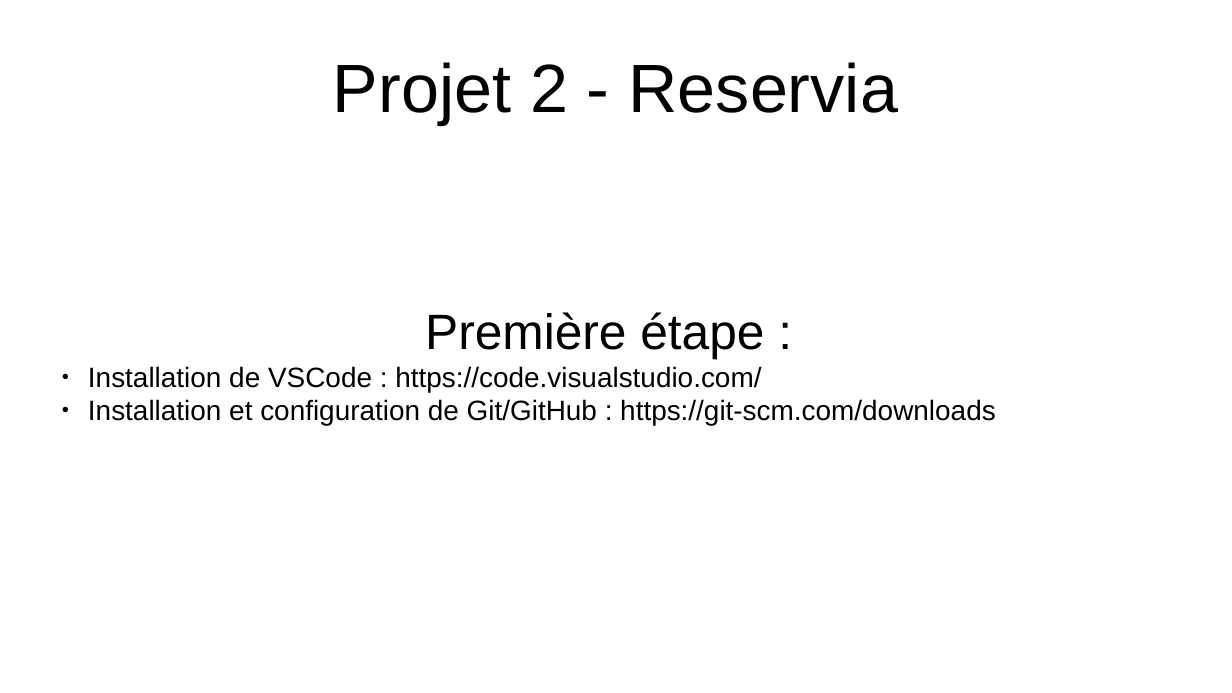
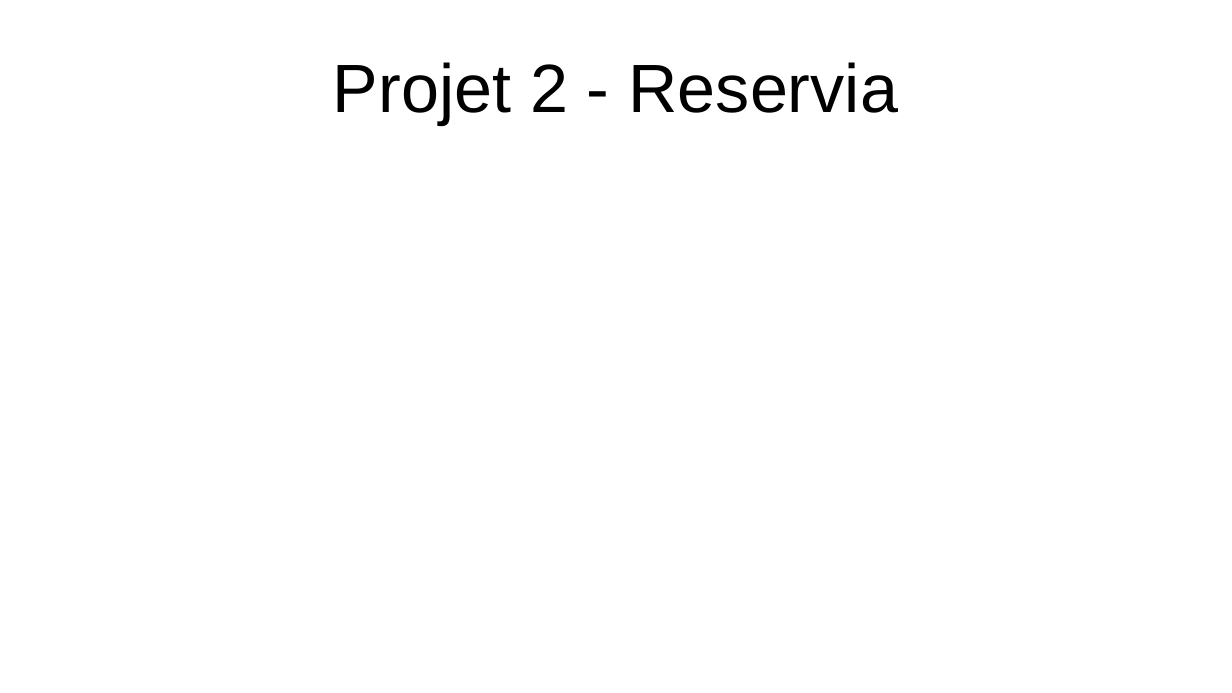
Before and after one commit to JF-Cotza/JosephCotza_2_20052021, a slide deck: slide 2 of Présentation.odp (slide 1 before the commit). Drawn at 1232x693 pixels with LibreOffice and Linux fonts; fonts in the diff are those of the drawing. Boxes give left, top, right and bottom in pixels: in the first picture for what was removed or moved away, otherwise in the second. Text is boxed around its words. In the diff, an @@ line names an element or a change of style, - is before the commit and + after.

```diff
--- a/Présentation.odp
+++ b/Présentation.odp
@@ subtitle removed at [88, 312, 996, 425] @@
-Première étape :
-● Installation de VSCode : https://code.visualstudio.com/
-● Installation et configuration de Git/GitHub : https://git-scm.com/downloads
```
Also in this commit, not shown: 1 slide added, 1 slide removed, 9 other files.
